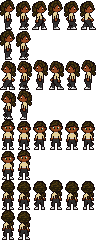
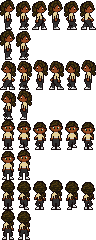
Revision of a layered 96 x 240 image; what changed, layer by layer:
painted on "main_character" over [2, 121, 95, 210]
